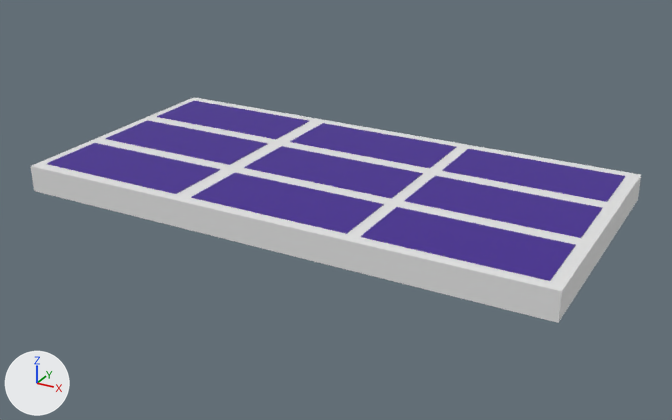
One commit to the Blender file ParticleSystemTest/Assets/Blender/alpide.blend: the scene before it, then after it.
Before and after are seen from a camera (50 mm lens) standing at (15.5, -27.8, 12.9) and looking at (0.3, -0.3, -0.9). Lighting does not change. The marker at lower left points along +X, +Y and +Z.

Names of what the first picture shows: 'Sensor_0_0', 'Sensor_0_1', 'Sensor_0_2', 'Sensor_1_0', 'Sensor_1_1', 'Sensor_1_2', 'Sensor_2_0', 'Sensor_2_1', 'Sensor_2_2', 'alpide0'.
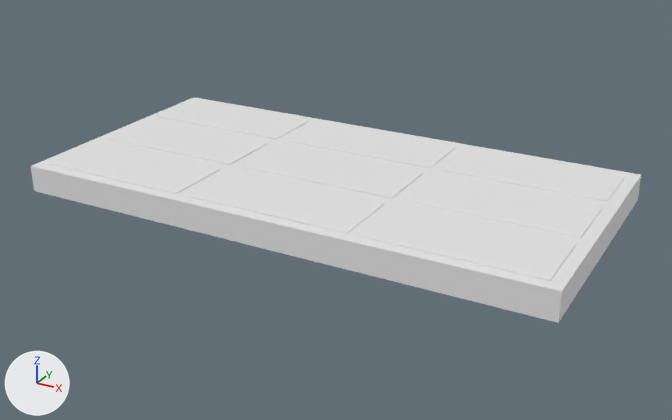
The edits, one by one:
me_cube_002 has 8 vertices, 6 faces and spans x -1.0..1.0, y -1.0..1.0, z -1.0..1.0.
me_cube_002 no longer uses material mat_material_001 (purple #411f94).
me_cube_006 has 8 vertices, 6 faces and spans x -1.0..1.0, y -1.0..1.0, z -1.0..1.0.
me_cube_006 no longer uses material mat_material_005 (purple #411f94).
me_cube_007 has 8 vertices, 6 faces and spans x -1.0..1.0, y -1.0..1.0, z -1.0..1.0.
me_cube_007 no longer uses material mat_material_006 (purple #411f94).
me_cube_010 has 8 vertices, 6 faces and spans x -1.0..1.0, y -1.0..1.0, z -1.0..1.0.
me_cube_010 no longer uses material mat_material_009 (purple #411f94).
me_cube_009 has 8 vertices, 6 faces and spans x -1.0..1.0, y -1.0..1.0, z -1.0..1.0.
me_cube_009 no longer uses material mat_material_008 (purple #411f94).
me_cube_008 has 8 vertices, 6 faces and spans x -1.0..1.0, y -1.0..1.0, z -1.0..1.0.
me_cube_008 no longer uses material mat_material_007 (purple #411f94).
me_cube_011 has 8 vertices, 6 faces and spans x -1.0..1.0, y -1.0..1.0, z -1.0..1.0.
me_cube_011 no longer uses material mat_material_010 (purple #411f94).
me_cube_012 has 8 vertices, 6 faces and spans x -1.0..1.0, y -1.0..1.0, z -1.0..1.0.
me_cube_012 no longer uses material mat_material_011 (purple #411f94).
me_cube_013 has 8 vertices, 6 faces and spans x -1.0..1.0, y -1.0..1.0, z -1.0..1.0.
me_cube_013 no longer uses material mat_material_012 (purple #411f94).

What differs and where, as boxes (x1, y1, x2, y2) in the pictures (672 x 420 px):
'Sensor_2_2', recoloured
    both: (361, 207, 576, 281)
'Sensor_1_2', recoloured
    both: (405, 176, 602, 238)
'Sensor_2_1', recoloured
    both: (191, 173, 384, 234)
'Sensor_0_2', recoloured
    both: (442, 149, 625, 202)
'Sensor_1_1', recoloured
    both: (244, 146, 423, 199)
'Sensor_2_0', recoloured
    both: (47, 143, 220, 194)
'Sensor_0_1', recoloured
    both: (290, 123, 457, 168)
'Sensor_1_0', recoloured
    both: (106, 120, 267, 165)
'Sensor_0_0', recoloured
    both: (157, 101, 309, 139)
